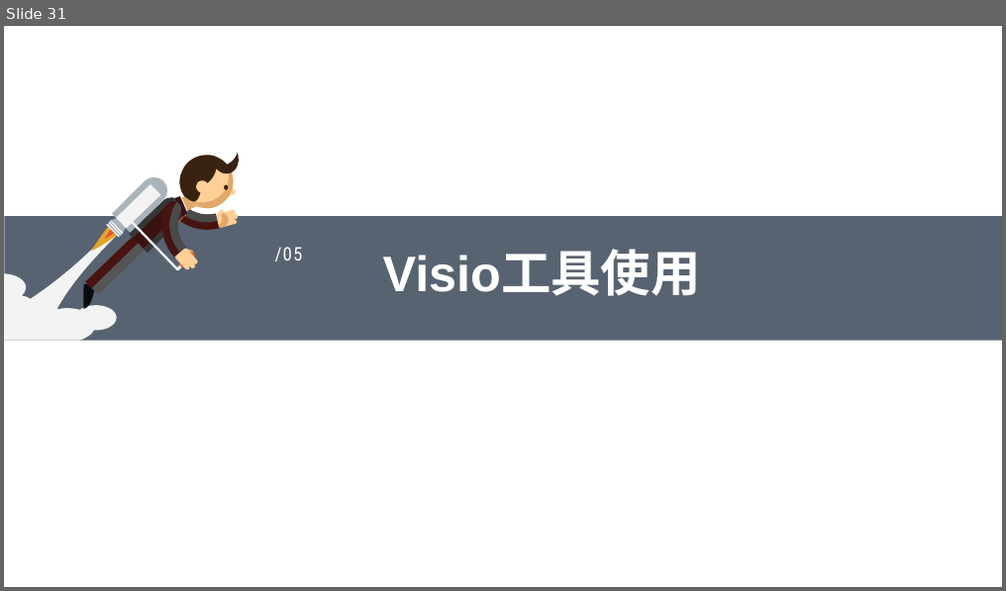
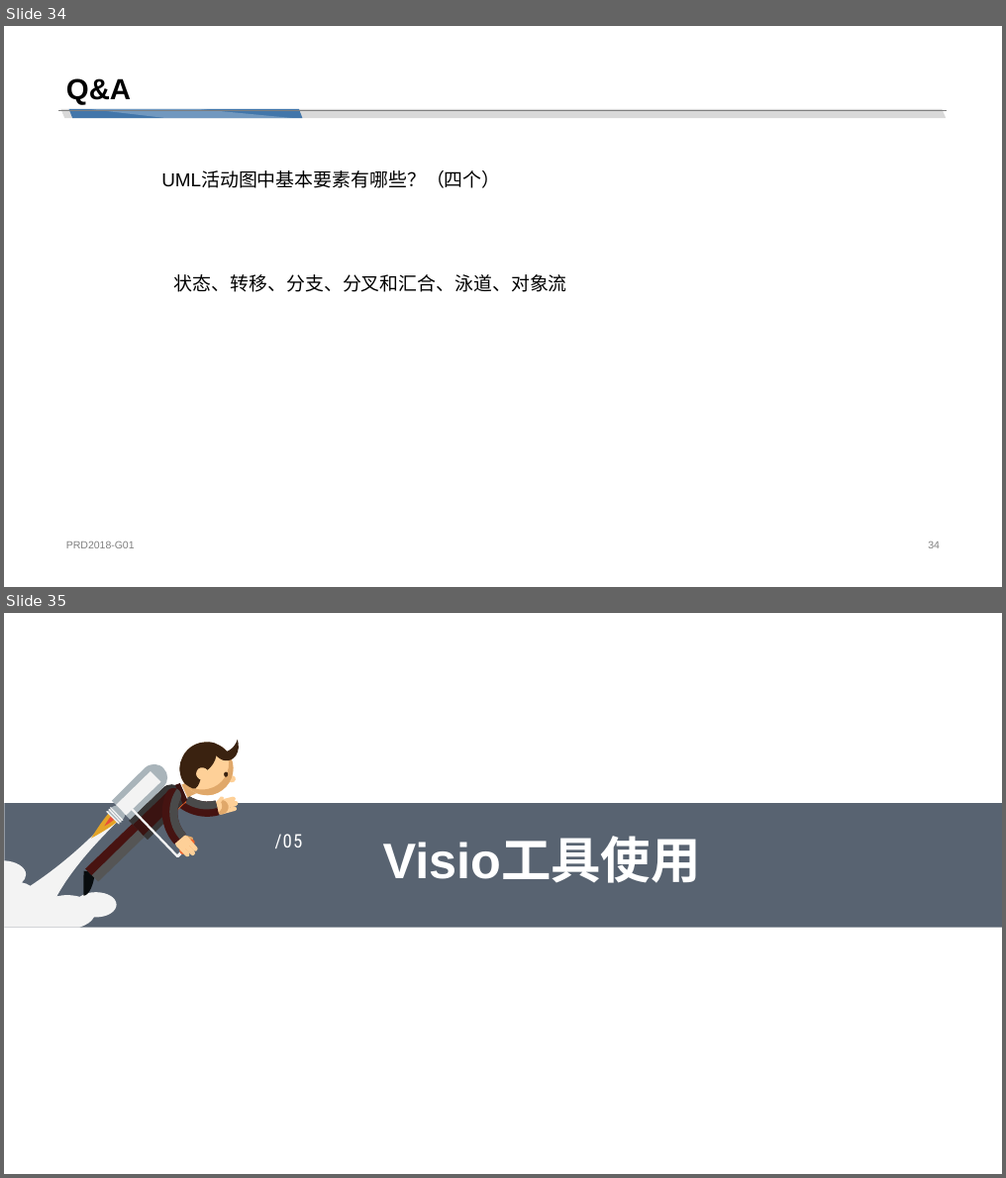
Before and after one commit to cchello/PRD2018-G01, a slide deck: 非受控文档/翻转PPT/UML基础Ⅳ：综合应用及问题解答.pptx. Shown one above the other, each under a label of ours: slide 31 before the commit, slides 34 and 35 after it. The pictures are 1006x591 and 1006x1178 pixels, drawn with LibreOffice and Linux fonts; fonts in the diff are those of the drawing. Boxes give left, top, right and bottom in pixels: in the first picture for what was removed or moved away, otherwise in the second. Text is boxed around its words. In the diff, an @@ line names an element or a change of style, - is before the commit and + after.

```diff
--- a/非受控文档/翻转PPT/UML基础Ⅳ：综合应用及问题解答.pptx
+++ b/非受控文档/翻转PPT/UML基础Ⅳ：综合应用及问题解答.pptx
@@ slide 34 added at bbox=[4, 26, 1002, 587], background #FFFFFF @@
@@ title added at bbox=[66, 78, 131, 105], 28 pt, text #000000, bold @@
+Q&A
@@ line added from (58, 110) to (947, 110), #808080 0.25 pt @@
@@ parallelogram added at bbox=[60, 109, 945, 118], fill #D9D9D9 @@
@@ parallelogram added at bbox=[69, 109, 303, 118], fill #4276AA @@
@@ freeform shape added at bbox=[89, 109, 292, 118], fill #FFFFFF at 25% opacity @@
@@ text added at bbox=[161, 173, 500, 188], 18 pt, text #000000 @@
+UML活动图中基本要素有哪些？（四个）
@@ text added at bbox=[174, 274, 567, 292], 18 pt, text #000000 @@
+状态、转移、分支、分叉和汇合、泳道、对象流
@@ text added at bbox=[66, 542, 135, 549], 10 pt, text #808080 @@
+PRD2018-G01
@@ page number added at bbox=[928, 542, 940, 549], 10 pt, text #808080 @@
+34
@@ what was slide 31 is now slide 35 @@
```
Also in this commit, not shown: 3 slides changed, 3 other slides added.
